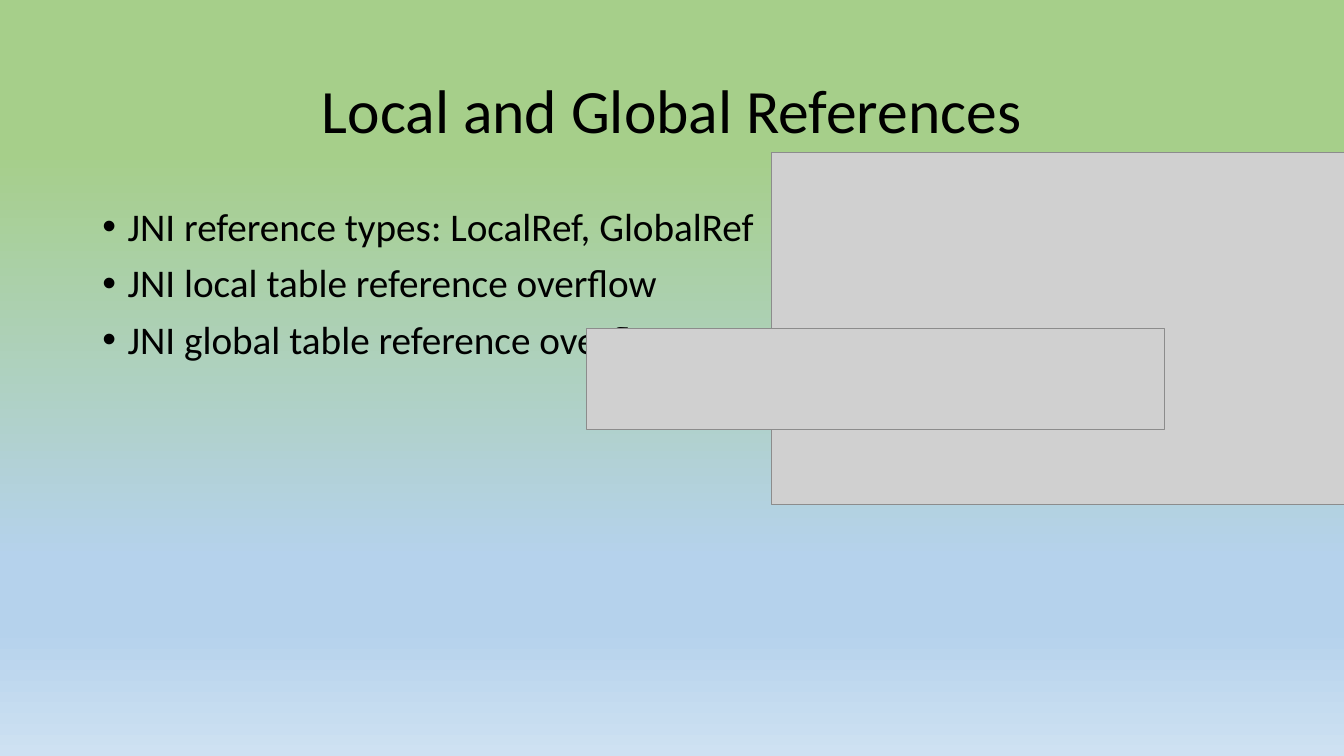
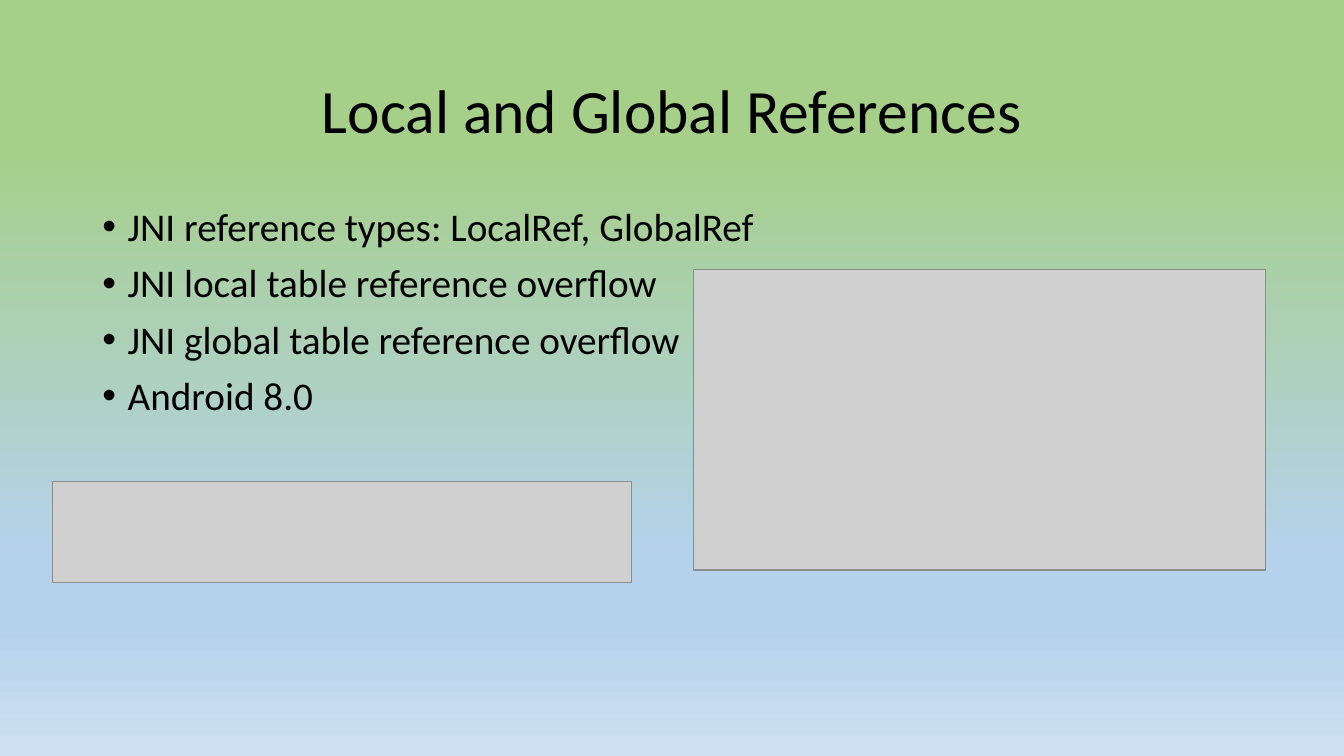
Before and after one commit to 9majka/NDK_presentation, a slide deck: slide 6 of NDK.pptx (slide 4 before the commit). Drawn at 1344x756 pixels with LibreOffice and Linux fonts; fonts in the diff are those of the drawing; grey boxes stand for pictures. Boxes give left, top, right and bottom in pixels: in the first picture for what was removed or moved away, otherwise in the second. Text is boxed around its words. In the diff, an @@ line names an element or a change of style, - is before the commit and + after.

```diff
--- a/NDK.pptx
+++ b/NDK.pptx
@@ picture: place and size @@
-picture at [771, 152, 1344, 504]
+picture at [694, 269, 1265, 571]
@@ text at [128, 382, 313, 411]: paragraph added @@
+• Android 8.0
@@ picture: place and size @@
-picture at [586, 329, 1165, 430]
+picture at [52, 482, 631, 583]
```
Also in this commit, not shown: 5 other slides changed, 4 slides added, 9 other files.
